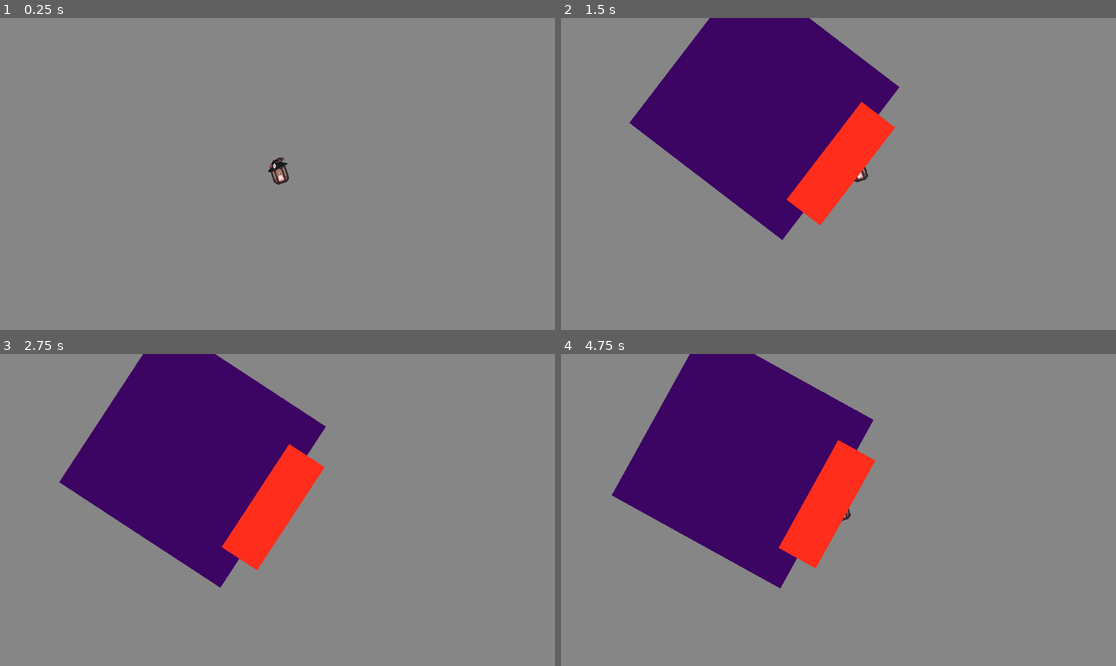
Above: before the commit, frames 1-4 (two rows, left to right).
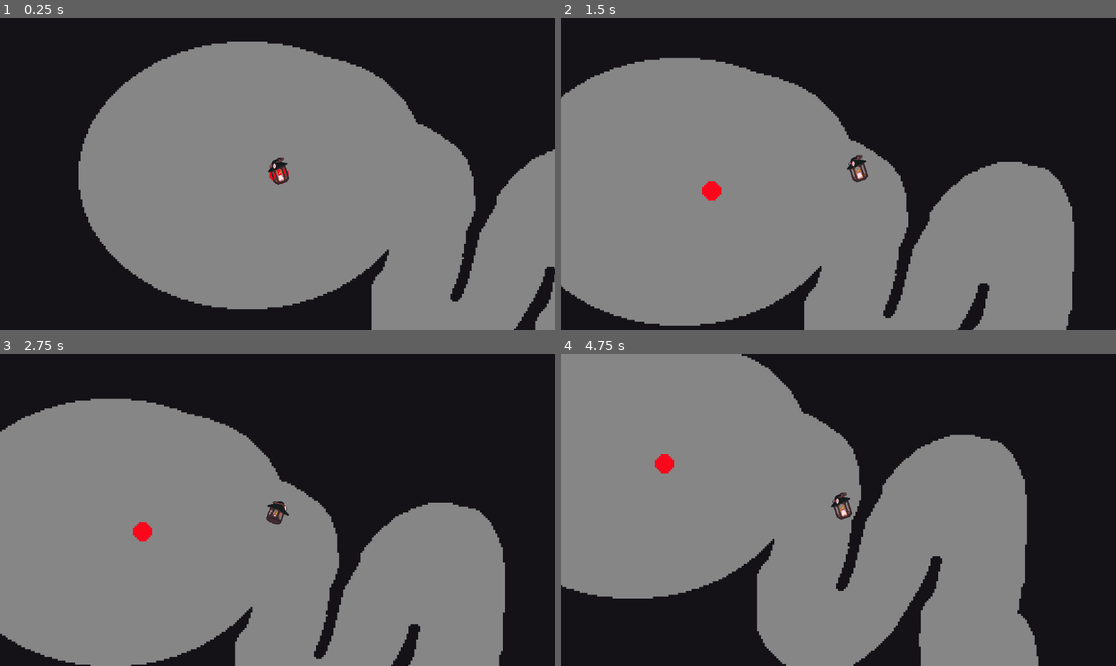
Above: after the commit, the same moments.

Repository: Dcarreon/ps15-jam-wizard-game
Game: Godot game, scene res://scenes/game.tscn
Same seed, same stepped clock (60 frames per second), same inputs: the game is played once before the commit and once after it.
Inputs (mouse positions are in pixels of both pictures, inside the frame that each line leads up to):
- Up to frame 1 (0.25 s): no input
- Up to frame 2 (1.5 s): tap Enter (ui_accept) at 0.5, 0.77 s; move the mouse to (960, 158) at 0.52 s; move the mouse to (727, 189) at 1.27 s
- Up to frame 3 (2.75 s): tap Enter (ui_accept) at 1.52 s; move the mouse to (333, 441) at 2.02 s
- Up to frame 4 (4.75 s): move the mouse to (810, 572) at 2.77 s; tap Enter (ui_accept) at 3.02, 3.77, 4.52 s; move the mouse to (1005, 556) at 3.52 s; move the mouse to (672, 463) at 4.27 s

The runs differ from the first frame. In frame 1, 44% of the frame differs, in the area x 0-100%, y 0-100%; in frame 2, 56%; in frame 3, 59%; in frame 4, 61%.

Commit message:
enemy zone with an example obstacle

Diff:
--- a/scenes/game.tscn
+++ b/scenes/game.tscn
@@ -6,8 +6,8 @@
 [ext_resource type="PackedScene" uid="uid://cc3ajiujpwmhn" path="res://scenes/static_polygonal_collision.tscn" id="3_6yxu4"]
 [ext_resource type="Texture2D" uid="uid://byrn184orw0yr" path="res://assets/Map_Test_05.png" id="3_xav7q"]
 [ext_resource type="PackedScene" uid="uid://b8m0ax8fv41b0" path="res://scenes/falling_area.tscn" id="6_i5x3v"]
-[ext_resource type="PackedScene" uid="uid://bd04ynw0tnxga" path="res://scenes/enemy.tscn" id="7_jqq74"]
 [ext_resource type="Script" path="res://scripts/enemy/navigation_region.gd" id="8_c52k4"]
+[ext_resource type="PackedScene" uid="uid://d4bksgen358x4" path="res://scenes/prototype_smart_enemy.tscn" id="9_lxlyq"]
 
 [sub_resource type="Curve2D" id="Curve2D_c2sco"]
 _data = {
@@ -250,9 +250,12 @@
 point_count = 9
 
 [sub_resource type="NavigationPolygon" id="NavigationPolygon_rneee"]
-vertices = PackedVector2Array(1483.49, -2637.01, 1858.51, -2 …(169 unchanged characters)… 06, 1322.87, 309.859, 985.656, 258.281, 633.328, 115.359, 326.609, -154.617, 108.992, -484.523, -19.1328, -841.117, -52.9219, -1249.54, 18.5938, -1646.88, 236.398, -2101.4, 367.188, -2248.04, 496.211, -2369.12, 645.156, -2468.42, 805.852, -2554.71, 1090.43, -2640.98)
-polygons = Array[PackedInt32Array]([PackedInt32Array(0, 1, 2, 3, 4, 5, 6, 7, 8, 9, 10, 11, 12, 13, 14, 15, 16, 17, 18, 19, 20, 21, 22, 23, 24)])
+vertices = PackedVector2Array(1483.49, -2637.01, 1858.51, -2 …(169 unchanged characters)… 06, 1322.87, 309.859, 985.656, 258.281, 959.5, -500.5, 959.5, -1235.5, 1090.43, -2640.98, 878.5, -500.5, 633.328, 115.359, 326.609, -154.617, 108.992, -484.523, 496.211, -2369.12, 878.5, -1235.5, -19.1328, -841.117, -52.9219, -1249.54, 18.5938, -1646.88, 236.398, -2101.4, 367.188, -2248.04, 645.156, -2468.42, 805.852, -2554.71)
+polygons = Array[PackedInt32Array]([PackedInt32Array(0, 1, 2, 3, 4, 5, 6, 7, 8, 9, 10, 11, 12, 13, 14, 15), PackedInt32Array(16, 13, 12, 17, 18, 19), PackedInt32Array(20, 21, 16, 19, 22, 23, 24, 25, 26), PackedInt32Array(20, 27, 28, 15, 14, 21)])
 outlines = Array[PackedVector2Array]([PackedVector2Array(228, -2107, 9, -1650, -63, -1250, -29, -839, 100, -480, 319, - …(233 unchanged characters)…
+
+[sub_resource type="RectangleShape2D" id="RectangleShape2D_5pa5k"]
+size = Vector2(61, 715)
 
 [node name="Game" type="Node2D"]
 
@@ -270,7 +273,7 @@
 metadata/_edit_lock_ = true
 
 [node name="Player" parent="." instance=ExtResource("1_xwa3k")]
-position = Vector2(1291, -676)
+position = Vector2(101, 965)
 
 [node name="Camera2D" type="Camera2D" parent="Player"]
 position_smoothing_enabled = true
@@ -529,18 +532,27 @@
 [node name="Path2D" parent="FallingAreas/7" index="0"]
 curve = SubResource("Curve2D_sc8cn")
 
-[node name="Enemy" parent="." node_paths=PackedStringArray("target") instance=ExtResource("7_jqq74")]
-position = Vector2(1400, -1445)
-scale = Vector2(4, 4)
-target = NodePath("../Player")
-
 [node name="EnemyWalkbleArea" type="Node" parent="."]
 
-[node name="NavigationRegion2D" type="NavigationRegion2D" parent="EnemyWalkbleArea" node_paths=PackedStringArray("actor")]
+[node name="NavigationRegion2D" type="NavigationRegion2D" parent="EnemyWalkbleArea"]
 navigation_polygon = SubResource("NavigationPolygon_rneee")
 script = ExtResource("8_c52k4")
-actor = NodePath("../../Enemy")
-metadata/_edit_lock_ = true
+metadata/_edit_lock_ = true
+
+[node name="StaticBody2D" type="StaticBody2D" parent="EnemyWalkbleArea/NavigationRegion2D"]
+
+[node name="CollisionShape2D" type="CollisionShape2D" parent="EnemyWalkbleArea/NavigationRegion2D/StaticBody2D"]
+position = Vector2(919, -868)
+shape = SubResource("RectangleShape2D_5pa5k")
+
+[node name="Polygon2D" type="Polygon2D" parent="EnemyWalkbleArea/NavigationRegion2D/StaticBody2D"]
+color = Color(0.737255, 0.690196, 0.0980392, 0.368627)
+polygon = PackedVector2Array(888, -1227, 888, -509, 950, -508, 948, -1227)
+
+[node name="smartEnemy" parent="." node_paths=PackedStringArray("target") instance=ExtResource("9_lxlyq")]
+position = Vector2(685, -815)
+scale = Vector2(2, 2)
+target = NodePath("../Player")
 
 [connection signal="body_entered" from="FallingAreas/1" to="FallingAreas/1" method="_on_body_entered"]
 [connection signal="body_entered" from="FallingAreas/2" to="FallingAreas/2" method="_on_body_entered"]
@@ -549,6 +561,7 @@
 [connection signal="body_entered" from="FallingAreas/5" to="FallingAreas/5" method="_on_body_entered"]
 [connection signal="body_entered" from="FallingAreas/6" to="FallingAreas/6" method="_on_body_entered"]
 [connection signal="body_entered" from="FallingAreas/7" to="FallingAreas/7" method="_on_body_entered"]
+[connection signal="navigation_polygon_changed" from="EnemyWalkbleArea/NavigationRegion2D" to="smartEnemy" method="_on_navigation_region_2d_navigation_polygon_changed"]
 
 [editable path="Player"]
 [editable path="StaticCollisions/1"]
Not shown: 1 places in scenes/game.tscn that only renumber resources
